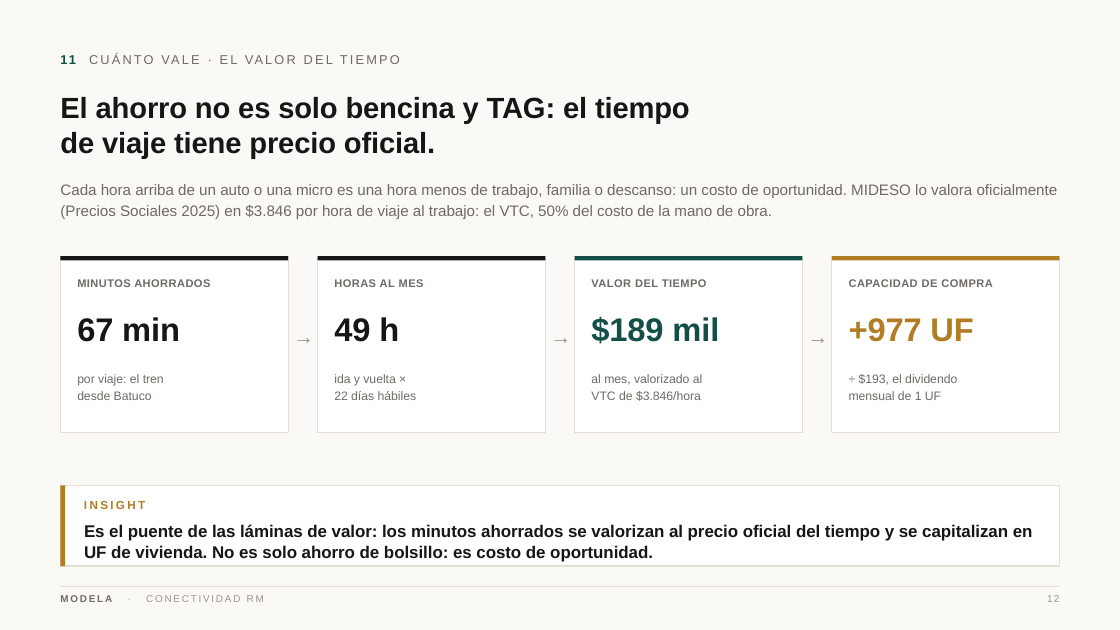
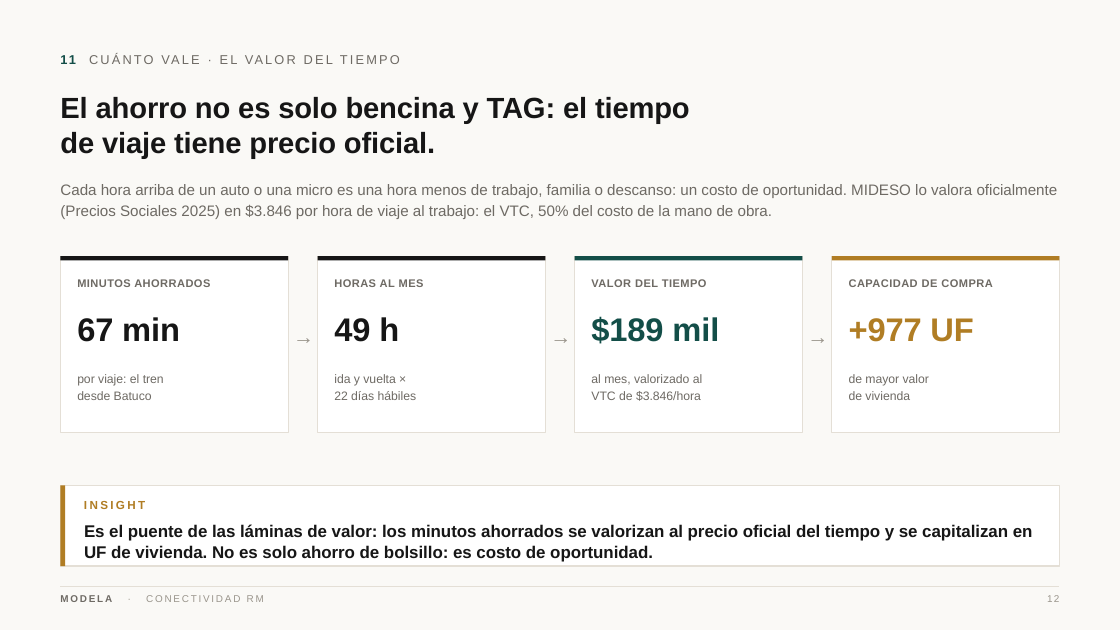
Before and after one commit to modela-simulador/modela-simulador, a slide deck: slide 12 of public/conectividad/Conectividad-Modela.pptx. Drawn at 1120x630 pixels with LibreOffice and Linux fonts; fonts in the diff are those of the drawing. Boxes give left, top, right and bottom in pixels: in the first picture for what was removed or moved away, otherwise in the second. Text is boxed around its words. In the diff, an @@ line names an element or a change of style, - is before the commit and + after.

```diff
--- a/public/conectividad/Conectividad-Modela.pptx
+++ b/public/conectividad/Conectividad-Modela.pptx
@@ text at (849,374,929,400): text changed @@
-÷ $193, el dividendo
-mensual de 1 UF
+de mayor valor
+de vivienda
```
Also in this commit, not shown: 2 other slides changed, 33 other files.
